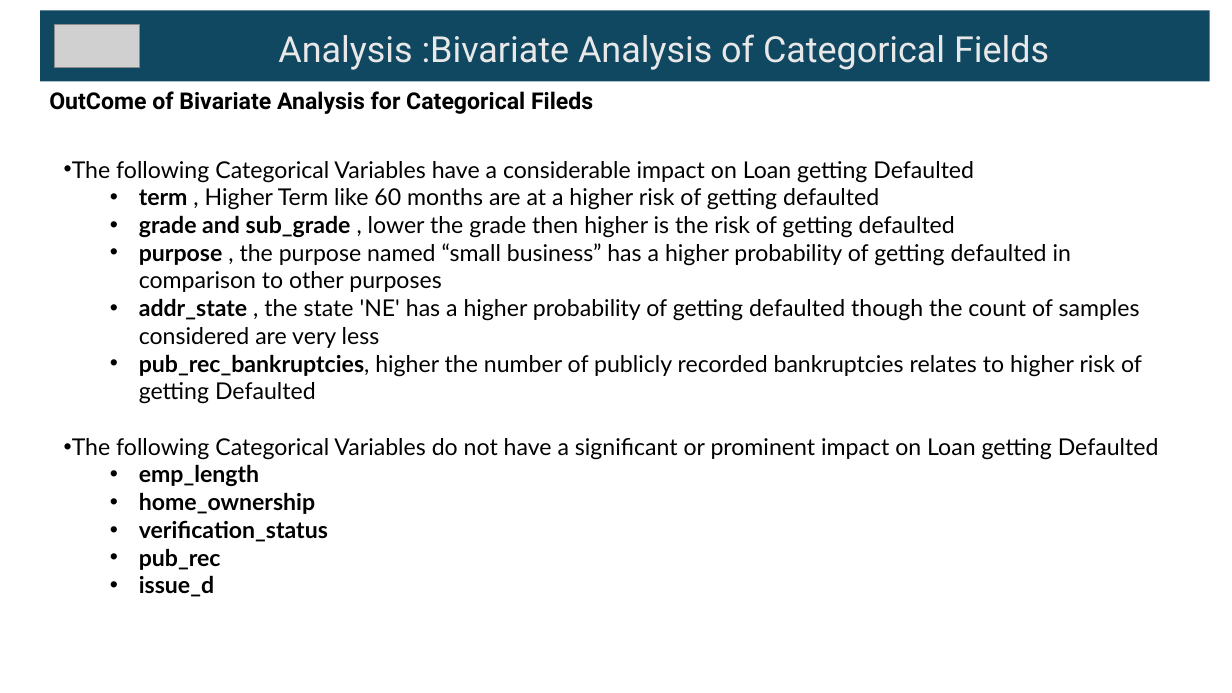
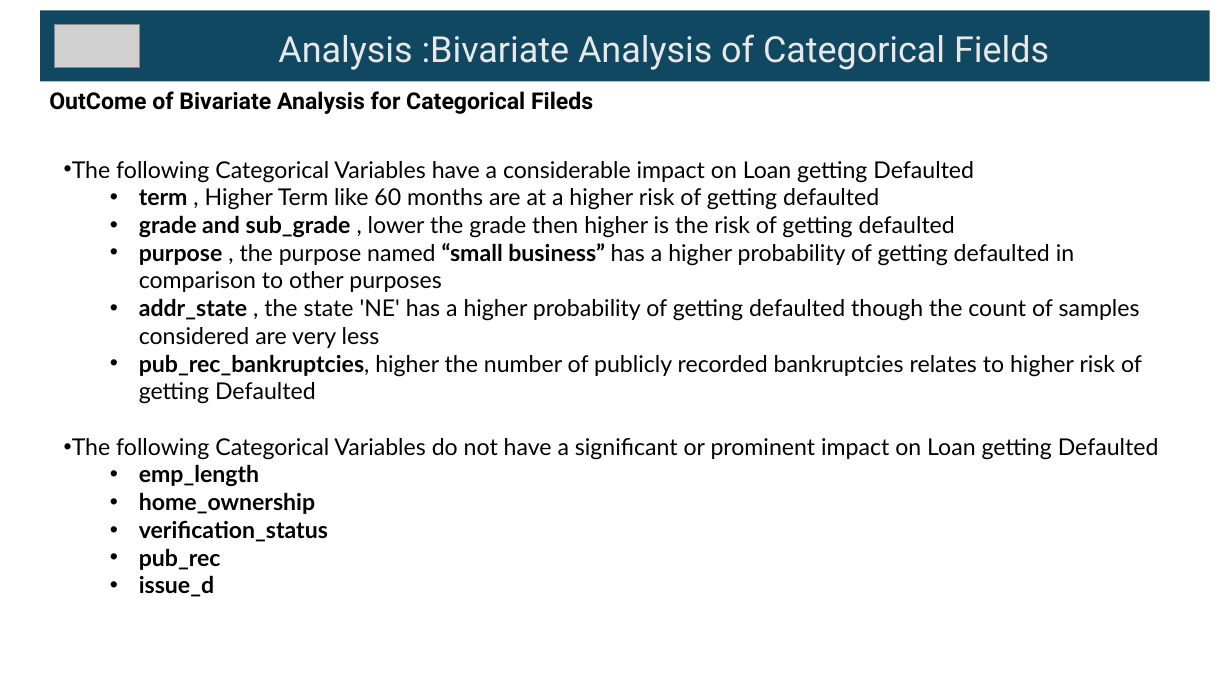
Before and after one commit to pradeephm31/LendingClubCaseStudy, a slide deck: slide 9 of LendingClubCaseStudy.pptx. Drawn at 1232x693 pixels with LibreOffice and Linux fonts; fonts in the diff are those of the drawing; grey boxes stand for pictures. Boxes give left, top, right and bottom in pixels: in the first picture for what was removed or moved away, otherwise in the second. Text is boxed around its words. In the diff, an @@ line names an element or a change of style, - is before the commit and + after.

```diff
--- a/LendingClubCaseStudy.pptx
+++ b/LendingClubCaseStudy.pptx
@@ text at <box>139,243,1074,292</box>: bold on in "“small business”" @@
```
Also in this commit, not shown: 2 other slides changed, 3 other files.
